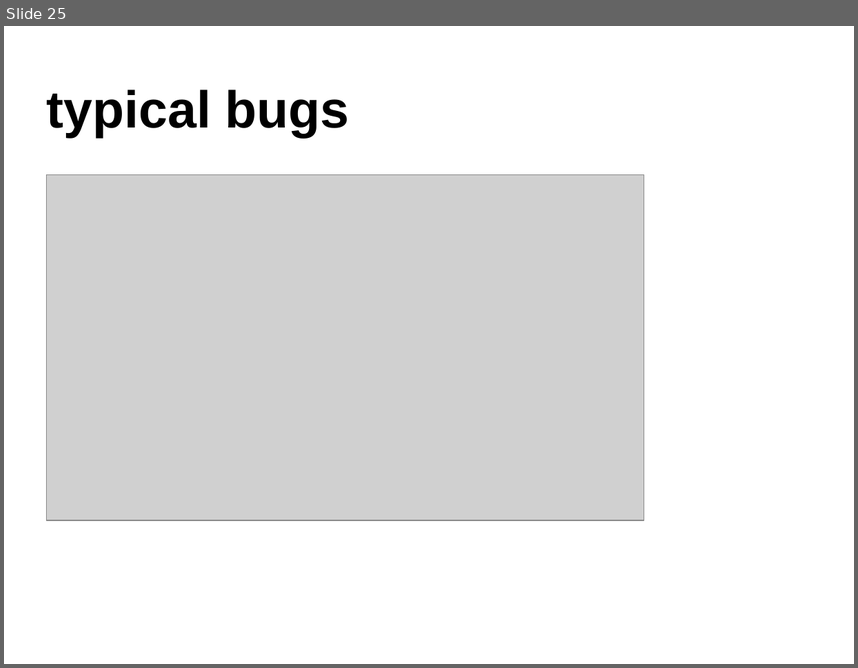
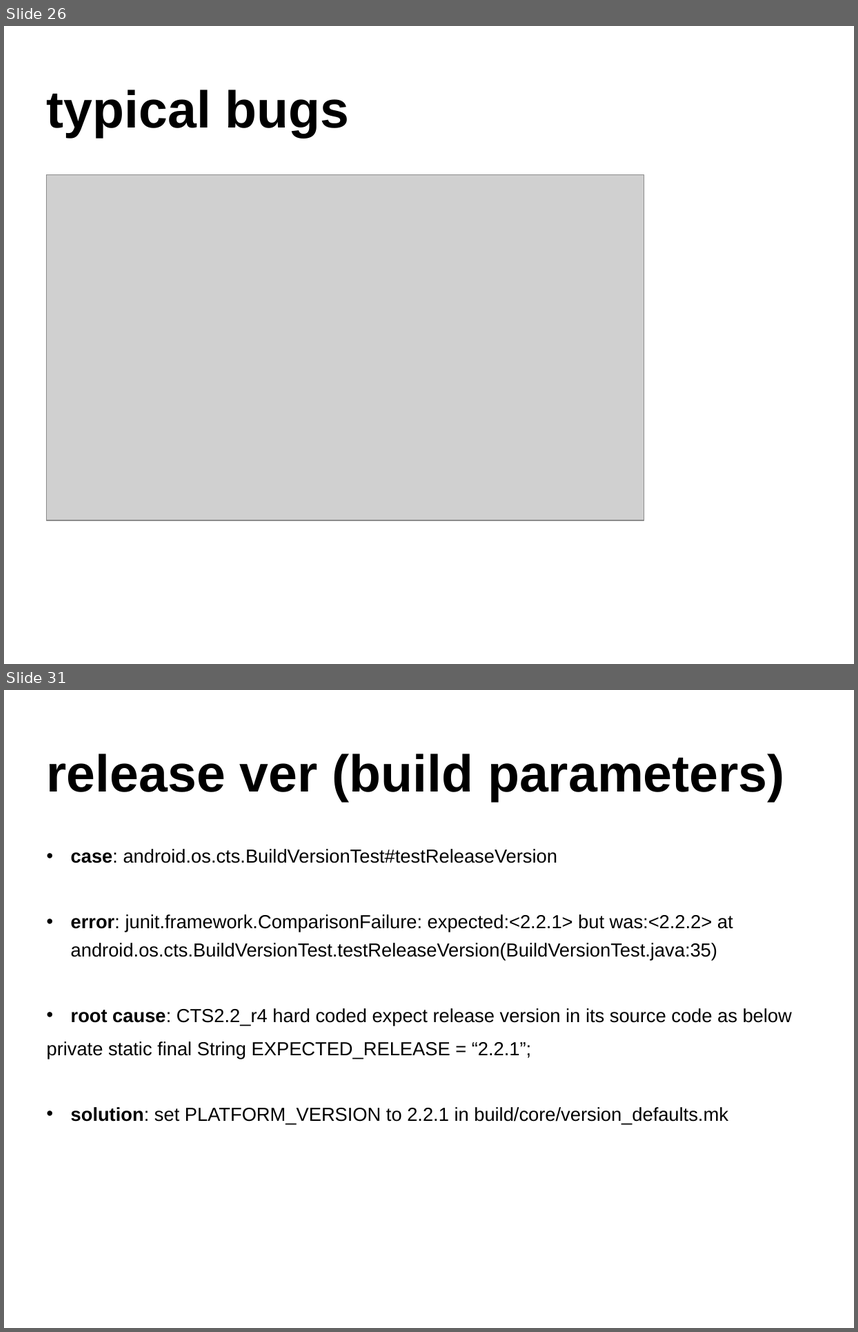
Before and after one commit to widerules/system-information, a slide deck: cts/CTS-training.ppt. Shown one above the other, each under a label of ours: slide 25 before the commit, slides 26 and 31 after it; the slides between them are not shown. The pictures are 858x668 and 858x1332 pixels, drawn with LibreOffice and Linux fonts; fonts in the diff are those of the drawing; grey boxes stand for pictures; background and template pictures are left out. Boxes give left, top, right and bottom in pixels: in the first picture for what was removed or moved away, otherwise in the second. Text is boxed around its words. In the diff, an @@ line names an element or a change of style, - is before the commit and + after.

```diff
--- a/cts/CTS-training.ppt
+++ b/cts/CTS-training.ppt
@@ slide 31 added at <box>4,690,854,1328</box>, background picture (left out) @@
@@ text added at <box>47,753,785,802</box>, 44 pt, text #000000, bold @@
+release ver (build parameters)
@@ text added at <box>47,849,792,1124</box>, 16 pt, text #000000 @@
+• case: android.os.cts.BuildVersionTest#testReleaseVersion
+• error: junit.framework.ComparisonFailure: expected:<2.2.1> but was:<2.2.2> at android.os.cts.BuildVersionTest.testReleaseVersion(BuildVersionTest.java:35)
+• root cause: CTS2.2_r4 hard coded expect release version in its source code as below
+private static final String EXPECTED_RELEASE = “2.2.1”;
+• solution: set PLATFORM_VERSION to 2.2.1 in build/core/version_defaults.mk
@@ what was slide 25 is now slide 26 @@
```
Also in this commit, not shown: 39 slides changed, 1 other slide added, 6 other files.
